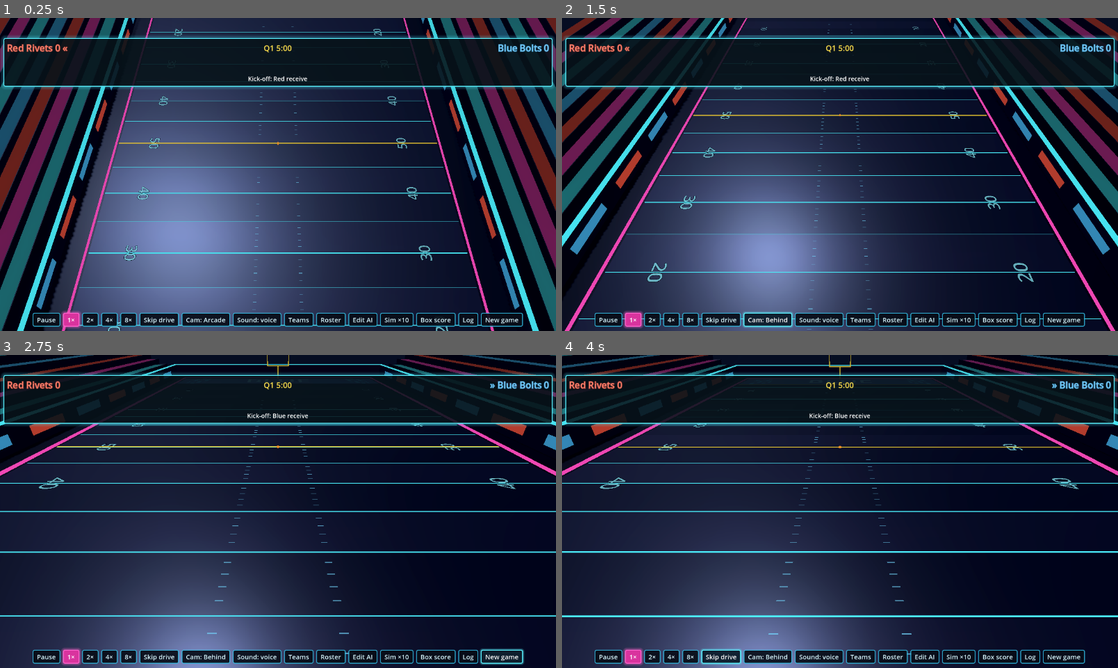
Above: before the commit, frames 1-4 (two rows, left to right).
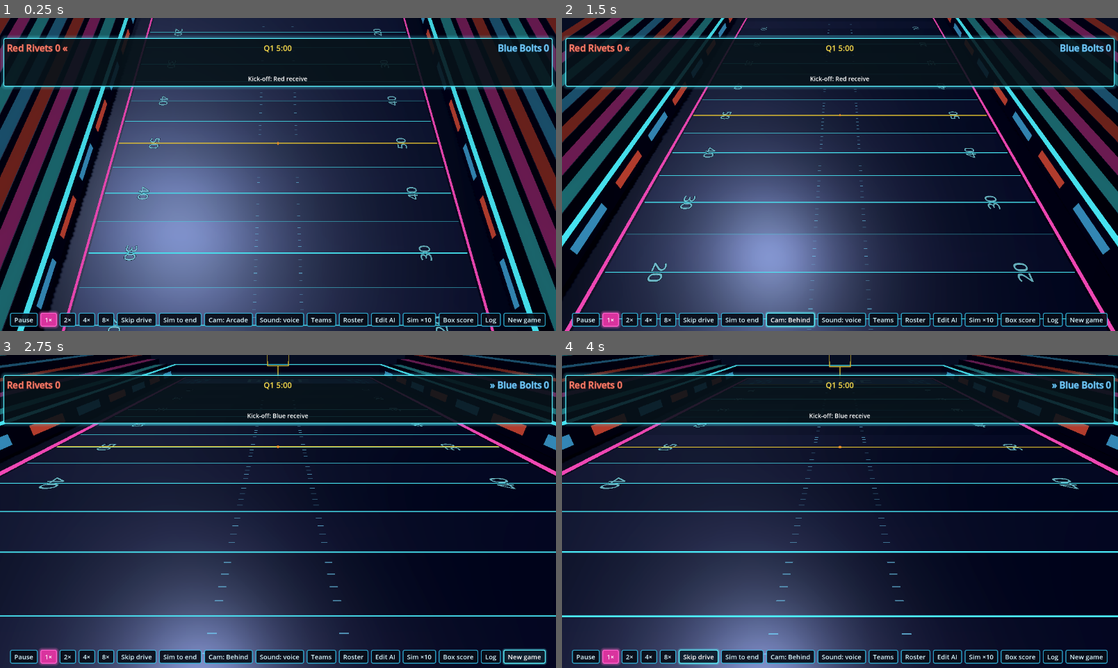
Above: after the commit, the same moments.

Repository: nathandunn/gridiron-career
Game: Godot game, scene res://scenes/Main.tscn
Same seed, same stepped clock (60 frames per second), same inputs: the game is played once before the commit and once after it.
Inputs (mouse positions are in pixels of both pictures, inside the frame that each line leads up to):
- Up to frame 1 (0.25 s): no input
- Up to frame 2 (1.5 s): click (739, 318) at 0.5 s, where only the run after the commit has a clickable "Sim to end"; click "Cam: Arcade" at 1.25 s
- Up to frame 3 (2.75 s): click "New game" at 2 s
- Up to frame 4 (4 s): click "New game" at 2.75 s; click "Skip drive" at 3.5 s

The runs differ from the first frame. In frame 1, 2.0% of the frame differs, in the area x 1-99%, y 93-100%; in frame 2, 2.1%; in frame 3, 2.2%; in frame 4, 2.1%.
Error in both runs: Out of bounds get index '0' (on base: 'Array') (res://scripts/team.gd:14)

Commit message:
Closing a panel waits instead of playing on; Sim to end
- Closing the play picker, a quarter break or the broken-robots panel no longer runs a play
  or lets the coach decide: the game waits, with a button on the field to pick up again
- Sim to end: the rest of the game at once, coaches calling and fixing everything, wear,
  money and stats counted, then the final box score

Co-Authored-By: Claude Opus 5.5 <noreply@anthropic.com>
Claude-Session: https://claude.ai/code/session_01HmE9FLbeVRN99oMBHaGgc2

Diff:
--- a/scripts/hud.gd
+++ b/scripts/hud.gd
@@ -301,6 +301,25 @@
 	_cap_box.visible = false
 
 
+## A big button over the field when the game is waiting on you and its panel is closed.
+var _resume: Button
+
+
+func show_resume(on: bool, text: String) -> void:
+	if _resume == null:
+		_resume = _button("", func(): main.resume_panel())
+		_resume.add_theme_font_size_override("font_size", fs + 6)
+		_resume.set_anchors_preset(Control.PRESET_CENTER)
+		_root.add_child(_resume)
+	var was := _resume.visible
+	_resume.visible = on
+	if on and (not was or _resume.text != text):
+		_resume.text = text
+		_resume.reset_size()
+		var vp := get_viewport().get_visible_rect().size
+		_resume.position = Vector2((vp.x - _resume.size.x) * 0.5, vp.y * 0.55)
+
+
 func set_progress(text: String) -> void:
 	_progress.text = text
 	_progress.visible = text != ""
@@ -345,6 +364,7 @@
 		_speed_btns[s] = b
 		bar.add_child(b)
 	bar.add_child(_button("Skip drive", func(): main.skip_drive()))
+	bar.add_child(_button("Sim to end", func(): main.sim_to_end()))
 	_view_btn = _button("Cam: Behind", func(): _view_btn.text = "Cam: " + main.next_view())
 	bar.add_child(_view_btn)
 	_sound_btn = _button("Sound: voice", func(): _sound_btn.text = main.next_sound())
--- a/scripts/main.gd
+++ b/scripts/main.gd
@@ -104,6 +104,8 @@
 			"toast": hud.toast(String(args.get("text", "TURNOVER ON DOWNS\nBlue ball")).replace("|", "\n"), 5.0)
 			"stats": hud._stats_tab = String(args.get("tab", "team")); hud.show_stats(game, "live")
 			"roster": hud.open_roster(0)
+			"closepick": hud.close_overlay()
+			"sim2end": sim_to_end()
 			"injuries":
 				Robot.ensure_parts(Career.roster(0)["QB"])["larm"]["hp"] = 0
 				Robot.ensure_parts(Career.roster(0)["RB"])["lleg"]["hp"] = 0
@@ -406,6 +408,9 @@
 
 
 var _picking_side := "offense"
+var _hand: Array = []
+var _coach_hint := {}
+var _pick_team := 0
 
 
 func _open_picker(side: String) -> void:
@@ -415,6 +420,9 @@
 	var hand := PlayGen.hand(game.rng, side, HAND, game.to_go)
 	var team: int = game.poss if side == "offense" else 1 - game.poss
 	var coach := game.coach_suggest(side == "offense", hand)
+	_hand = hand
+	_coach_hint = coach
+	_pick_team = team
 	hud.open_picker(game, team, side, hand, coach)
 	if OS.get_cmdline_user_args().has("--autopick"):
 		# test hook: pick for the person (a random card)
@@ -425,6 +433,7 @@
 ## From the picker: kind is "off" / "def" (value: a generated {text, play}), "kick" ("punt" /
 ## "field_goal"), or "coach_off" / "coach_def" (let the coach call this one).
 func pick_made(kind: String, value: Variant) -> void:
+	hud.show_resume(false, "")
 	_choice[kind] = value
 	hud.close_overlay()
 	_next()
@@ -608,6 +617,7 @@
 
 
 func resume_after_break() -> void:
+	hud.show_resume(false, "")
 	if _phase == "qbreak":
 		_next()
 
@@ -628,6 +638,59 @@
 
 func skip_drive() -> void:
 	_skip_drive = true
+
+
+func _resume_label() -> String:
+	match _phase:
+		"picking":
+			return "Call the %s play" % _picking_side
+		"qbreak":
+			return "Continue to the next quarter"
+		"injury":
+			return "Fix broken robots"
+	return ""
+
+
+## The waiting panel, back again (from the Resume button).
+func resume_panel() -> void:
+	match _phase:
+		"picking":
+			hud.open_picker(game, _pick_team, _picking_side, _hand, _coach_hint)
+		"qbreak":
+			hud.show_stats(game, "quarter", game.quarter_ends[_seen_q - 1])
+		"injury":
+			if _broken_mine().is_empty():
+				_next()
+			else:
+				hud.open_injuries(_broken_mine())
+
+
+## Play out the rest of the game at once: the coaches call every play and fix every broken
+## robot; wear, money and stats count as in a played game. Ends on the final box score.
+func sim_to_end() -> void:
+	if game == null or game.over:
+		return
+	hud.close_overlay(false)
+	hud.show_resume(false, "")
+	_choice = {}
+	var guard := 0
+	while not game.over and guard < 600:
+		guard += 1
+		var snap := game.next_snap({"coach_off": true, "coach_def": true})
+		if snap["kind"] != "play":
+			continue
+		var s2 := game.make_sim()
+		s2.run_to_end()
+		Batch._fold_tally(game, s2)
+		game.finish(s2)
+		for t in 2:
+			game.coach_fixes(t)
+	_seen_q = game.quarter_ends.size()
+	if Career.loaded:
+		Career.save()
+	_phase = "after"
+	_wait = 0.0
+	_next()
 
 
 ## Ask the coaches for the next snap; kicks resolve at once and are shown as a note.
@@ -690,21 +753,9 @@
 	if _batch_left > 0:
 		_batch_step()
 		return
-	if _phase == "picking" and not hud.any_overlay():
-		# the picker was closed: the coach calls this one
-		var side := "coach_off" if game.calling_for(true) == "pick" and not (_choice.has("off") or _choice.has("kick") or _choice.has("coach_off")) else "coach_def"
-		_choice[side] = true
-		_next()
-		return
-	if _phase == "qbreak" and not hud.any_overlay():
-		_next()   # the break panel was closed without Continue
-		return
-	if _phase == "injury" and not hud.any_overlay():
-		# closed: whoever wasn't decided on, the coach sees to
-		for s2 in _broken_mine():
-			Career.coach_fix(game.teams[0]["roster"], game.teams[0].get("bench", []), s2)
-		Career.save()
-		_next()
+	# a panel that is waiting on you was closed: nothing happens until you come back to it
+	if _phase in ["picking", "qbreak", "injury"]:
+		hud.show_resume(not hud.any_overlay(), _resume_label())
 		return
 	if paused or hud.any_overlay() and _phase != "over":
 		return
Not shown, changed: README.md
